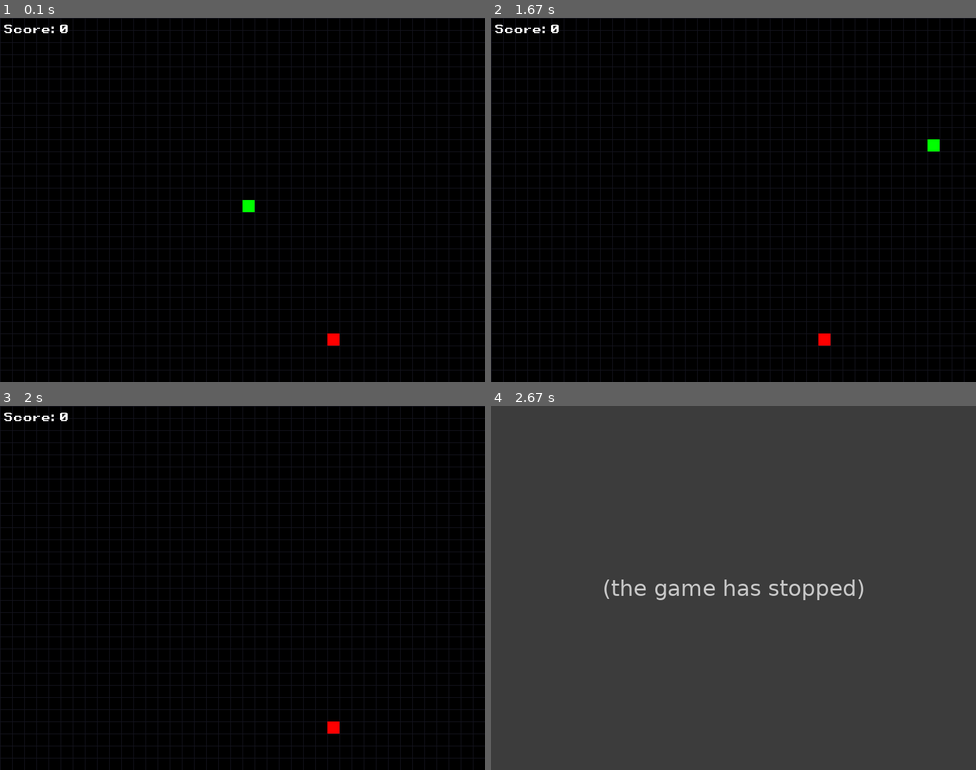
Above: before the commit, frames 1-4 (two rows, left to right).
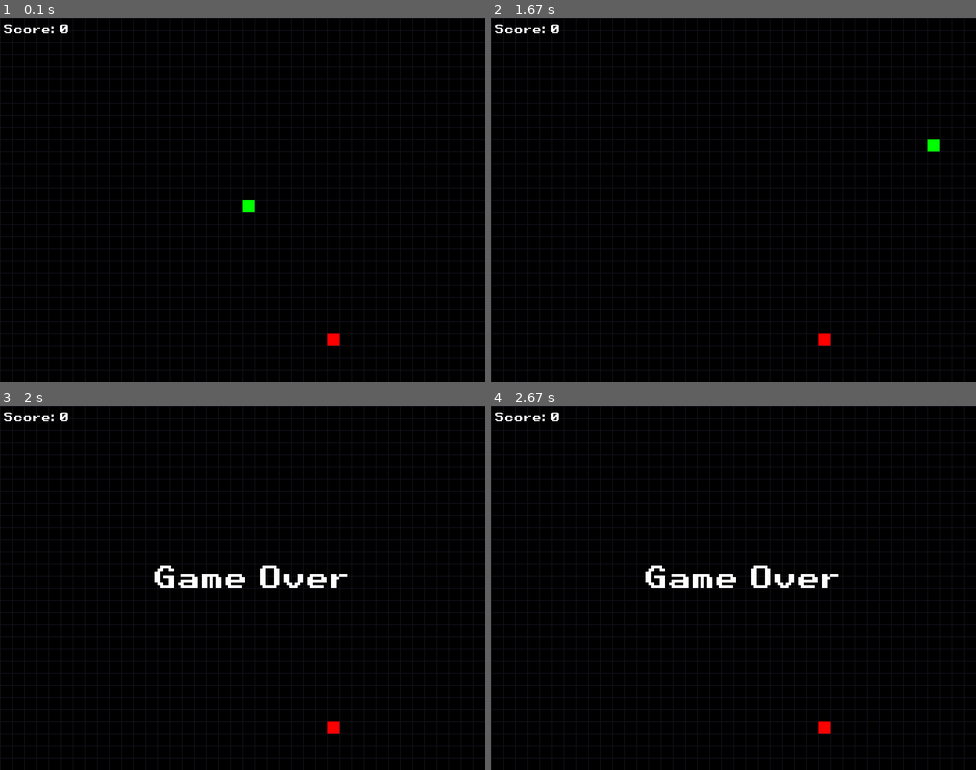
Above: after the commit, the same moments.

Repository: Wise05/pygame-games
Game: pygame game, started from snake/snake.py
Same seed, same stepped clock (60 frames per second), same inputs: the game is played once before the commit and once after it.
Inputs:
- Up to frame 1 (0.1 s): no input
- Up to frame 2 (1.67 s): hold Right 0.33-0.8 s; hold Up 0.83-1.13 s; hold Right 1.17-1.63 s
- Up to frame 3 (2 s): no input
- Up to frame 4 (2.67 s): no input

Frames 1-2 are identical in both runs. In frame 3, 0.9% of the frame differs, in the area x 31-72%, y 43-50%; in frame 4, 100%, in the area x 0-100%, y 0-100%.
Before the commit the program exited at 2 s; later frames show no game.

Commit message:
added Game over screen

Diff:
--- a/snake/snake.py
+++ b/snake/snake.py
@@ -15,6 +15,7 @@
 
 #font
 font = pygame.font.Font(r'C:\Users\zevan\pygame\snake\Retro Gaming.ttf', 20)
+endFont = pygame.font.Font(r'C:\Users\zevan\pygame\snake\Retro Gaming.ttf', 50)
 
 #grid
 grid_color = (20, 20, 30)
@@ -42,6 +43,7 @@
             foodSpot()
 foodSpot()
 
+endGame = 0
 #Game loop
 running = True
 while running:
@@ -53,17 +55,17 @@
     for i in range(len(playerX)):
         if i > 1:
             if playerX[0] == playerX[i] and playerY[0] == playerY[i]:
-                print(playerX, playerY)
-                running = False
+                endGame = 1
 
     #player array
-    for i in range(len(playerX) - 1, -1, -1):
-        if i > 0:
-            playerX[i] = playerX[i-1]
-            playerY[i] = playerY[i-1]
-        else:
-            playerX[i] = playerX[i]
-            playerY[i] = playerY[i]
+    if endGame != 1:
+        for i in range(len(playerX) - 1, -1, -1):
+            if i > 0:
+                playerX[i] = playerX[i-1]
+                playerY[i] = playerY[i-1]
+            else:
+                playerX[i] = playerX[i]
+                playerY[i] = playerY[i]
 
     #player input
     keys = pygame.key.get_pressed()
@@ -99,7 +101,7 @@
 
     #wall collision
     if playerX[0] < 0 or playerX[0] > 40 or playerY[0] < 0 or playerY[0] > 30:
-        running = False
+        endGame = 1
 
     # background update
     screen.fill((0,0,0))
@@ -119,11 +121,21 @@
     text = f"Score: {score}"
     text_color = (255, 255, 255)
     text_surface = font.render(text, True, text_color)
-    text_rect = text_surface.get_rect()
     screen.blit(text_surface, (5,5))
+
+    #end screen
+    if endGame == 1:
+        endText = f"Game Over"
+        endText_surface = endFont.render(endText, True, text_color)
+        endText_rect = endText_surface.get_rect()
+        screen.blit(endText_surface, (250,250))
+
+        playerSpeed = 0
 
     pygame.display.flip()  # Update the display
 
     clock.tick(fps)
 
+
+
 pygame.quit
